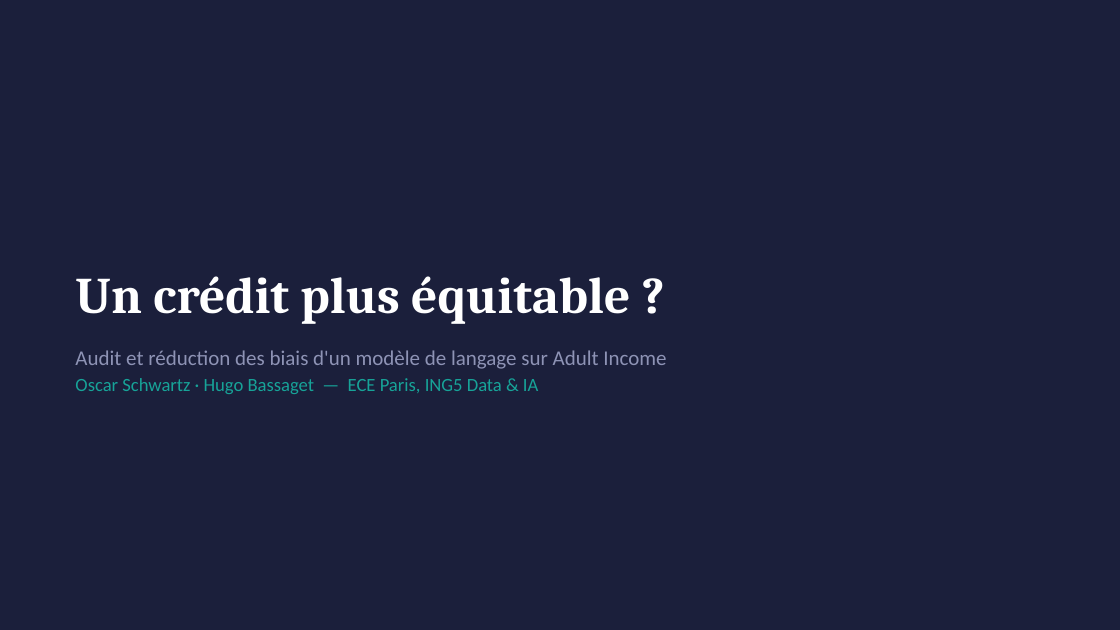
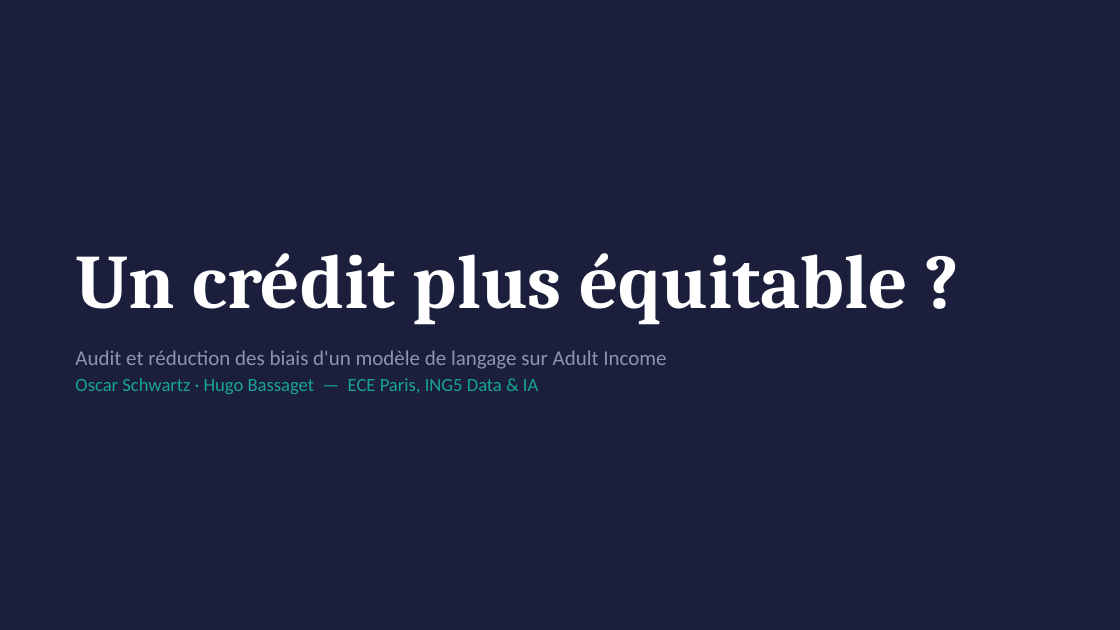
Before and after one commit to oscarico92/ai-ethics-adult-income, a slide deck: slide 1 of Projet_Ethique_IA_Adult_Income.pptx. Drawn at 1120x630 pixels with LibreOffice and Linux fonts; fonts in the diff are those of the drawing. Boxes give left, top, right and bottom in pixels: in the first picture for what was removed or moved away, otherwise in the second. Text is boxed around its words. In the diff, an @@ line names an element or a change of style, - is before the commit and + after.

Commit message:
Update ppt

```diff
--- a/Projet_Ethique_IA_Adult_Income.pptx
+++ b/Projet_Ethique_IA_Adult_Income.pptx
@@ title "Un crédit plus équitable ?": place and size @@
-title "Un crédit plus équitable ?" at [75, 276, 630, 324]
+title "Un crédit plus équitable ?" at [75, 253, 908, 324]
@@ title "Un crédit plus équitable ?" at [75, 253, 908, 324]: size 44 to 66 pt @@
```
Also in this commit, not shown: 13 other slides changed, 1 slide added.
